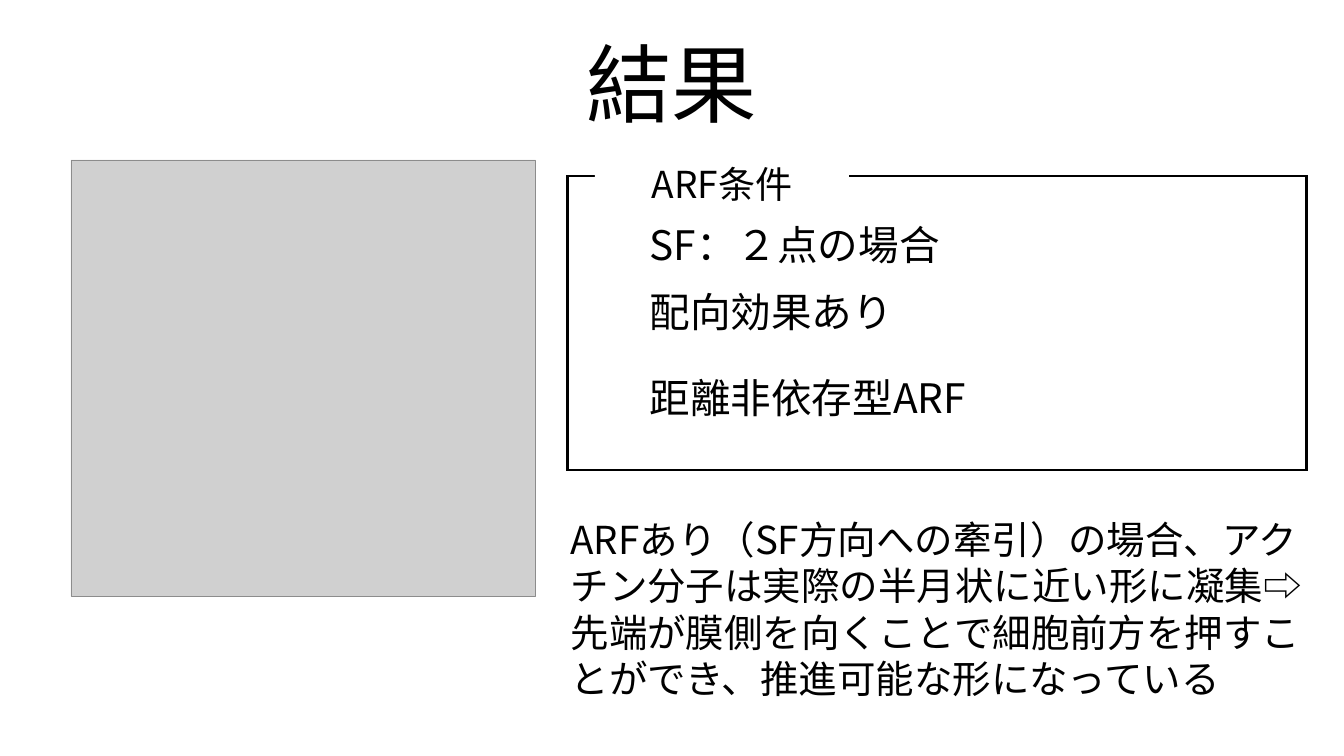
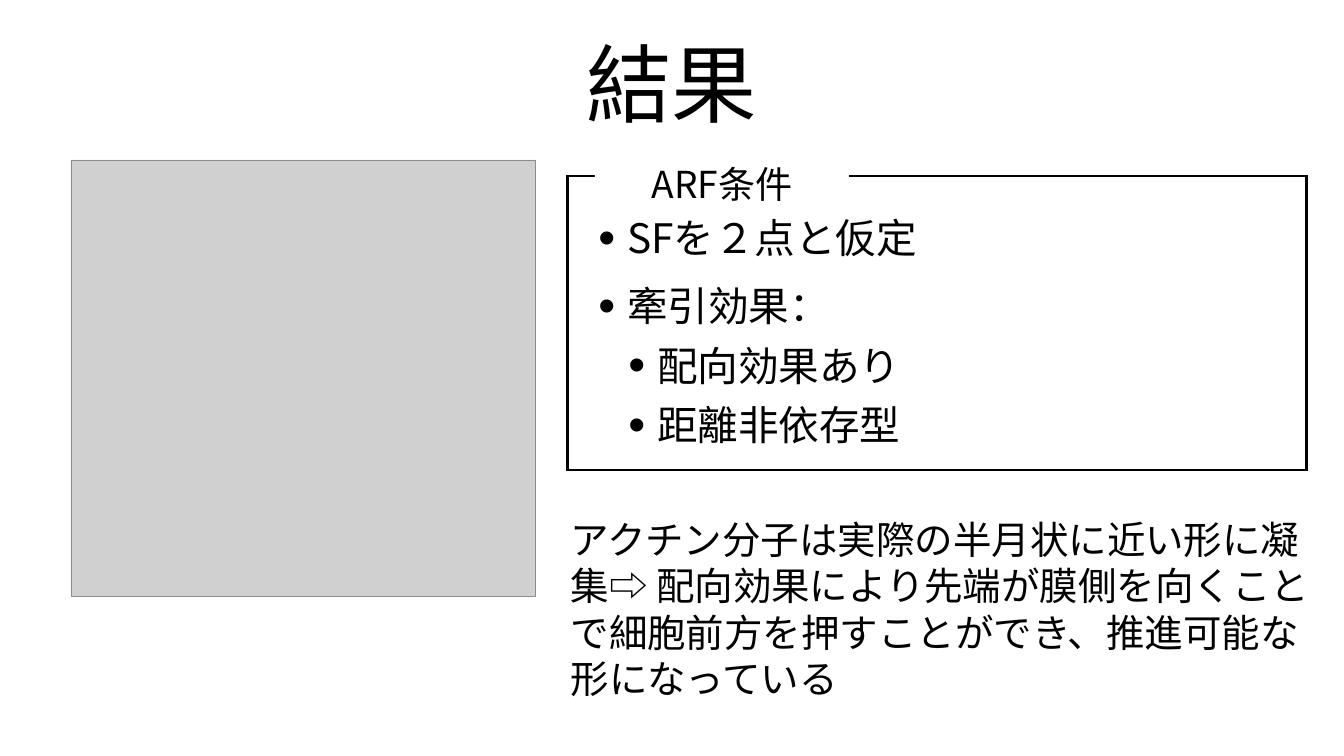
Before and after one commit to tokumaga81/ackera, a slide deck: slide 27 of tokunaga_mp.pptx. Drawn at 1344x756 pixels with LibreOffice and Linux fonts; fonts in the diff are those of the drawing; grey boxes stand for pictures. Boxes give left, top, right and bottom in pixels: in the first picture for what was removed or moved away, otherwise in the second. Text is boxed around its words. In the diff, an @@ line names an element or a change of style, - is before the commit and + after.

```diff
--- a/tokunaga_mp.pptx
+++ b/tokunaga_mp.pptx
@@ text added at box(627, 219, 917, 257), 58 pt, text #000000 @@
+• SFを２点と仮定
@@ text removed at box(650, 226, 940, 264) @@
-SF：２点の場合
@@ text added at box(627, 286, 830, 325), 58 pt, text #000000 @@
+• 牽引効果：
@@ text "配向効果あり": place and size @@
-text "配向効果あり" at box(650, 293, 893, 331)
+text "配向効果あり" at box(657, 347, 900, 385)
@@ text "配向効果あり" at box(657, 347, 900, 385): bullet none to • @@
@@ text at box(657, 406, 900, 444): text changed @@
-距離非依存型ARF
+• 距離非依存型
@@ text at box(571, 521, 1309, 696): text changed @@
-ARFあり（SF方向への牽引）の場合、アクチン分子は実際の半月状に近い形に凝集⇨ 先端が膜側を向くことで細胞前方を押すことができ、推進可能な形になっている
+アクチン分子は実際の半月状に近い形に凝集⇨ 配向効果により先端が膜側を向くことで細胞前方を押すことができ、推進可能な形になっている
```
Also in this commit, not shown: 20 other slides changed, 1 other file.
